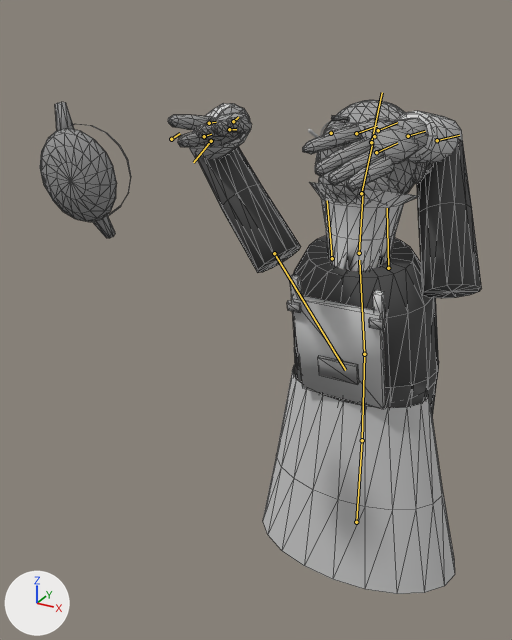
One commit to the glTF model art/models/characters/bosses/bloodletter/bloodletter.glb: the scene before it, then after it.
Before and after are seen from a 50 mm camera at (0.388, -1.139, 0.778) aimed at (-0.132, -0.194, 0.305). Every picture has the same lights, and +X, +Y and +Z are marked at lower left. The picture after the commit comes second. Both versions are drawn at frame 68 of the action 'idle'; the numbers are the values there. The bones that change, and the others that lie on the model, are drawn over the model as lines. Mesh edges are drawn as thin lines on the coarser meshes.

Names of what the first picture shows: 'Bloodletter_Body', 'Bloodletter_Head', 'Bloodletter_Lancet' and 1 more.
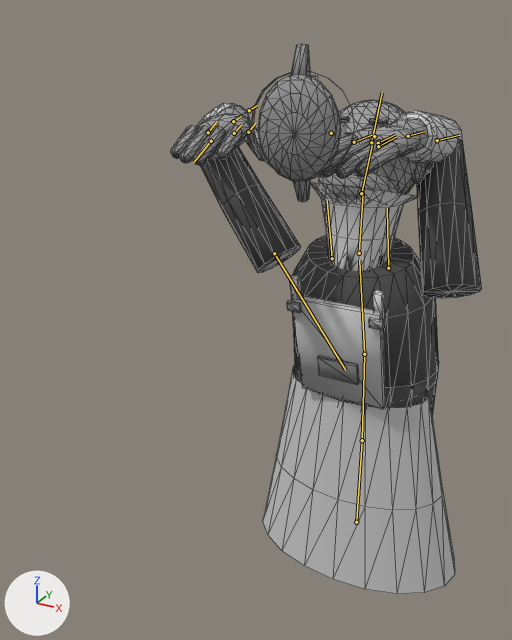
The change in detail:
Bone 'hand_L' (bone_hand_l) turns from (-13, -3, -19) to (-16, -32, -9) degrees about its own x, y and z.
Bone 'hand_R' (bone_hand_r) turns from (-27, -4, -15) to (33, -171, -22) degrees about its own x, y and z.
Bone 'chip' (bone_chip) moves from (0.025, 0.0, 0.0) to (-0.025, 0.0, 0.0).

What differs and where, as boxes (x1, y1, x2, y2) in the pictures (512 x 640 px):
'Bloodletter_Body', posed
    before: (168, 103, 481, 594)
    after: (171, 103, 481, 594)
'Bloodletter_Lancet', posed (14% wider, 16% taller)
    before: (40, 102, 131, 238)
    after: (251, 44, 355, 202)
bone 'hand_L', root to tip
    before: (408, 136) to (425, 131)
    after: (408, 136) to (424, 131)
bone 'hand_R', root to tip
    before: (233, 121) to (238, 117)
    after: (233, 121) to (241, 116)
bone 'chip', root to tip
    before: (171, 139) to (180, 133)
    after: (249, 110) to (257, 105)
